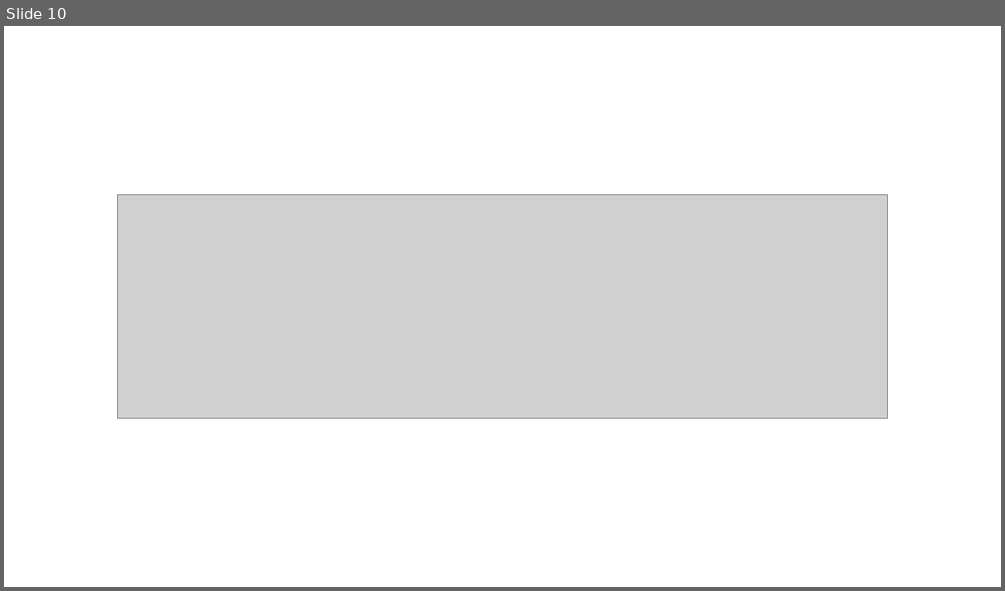
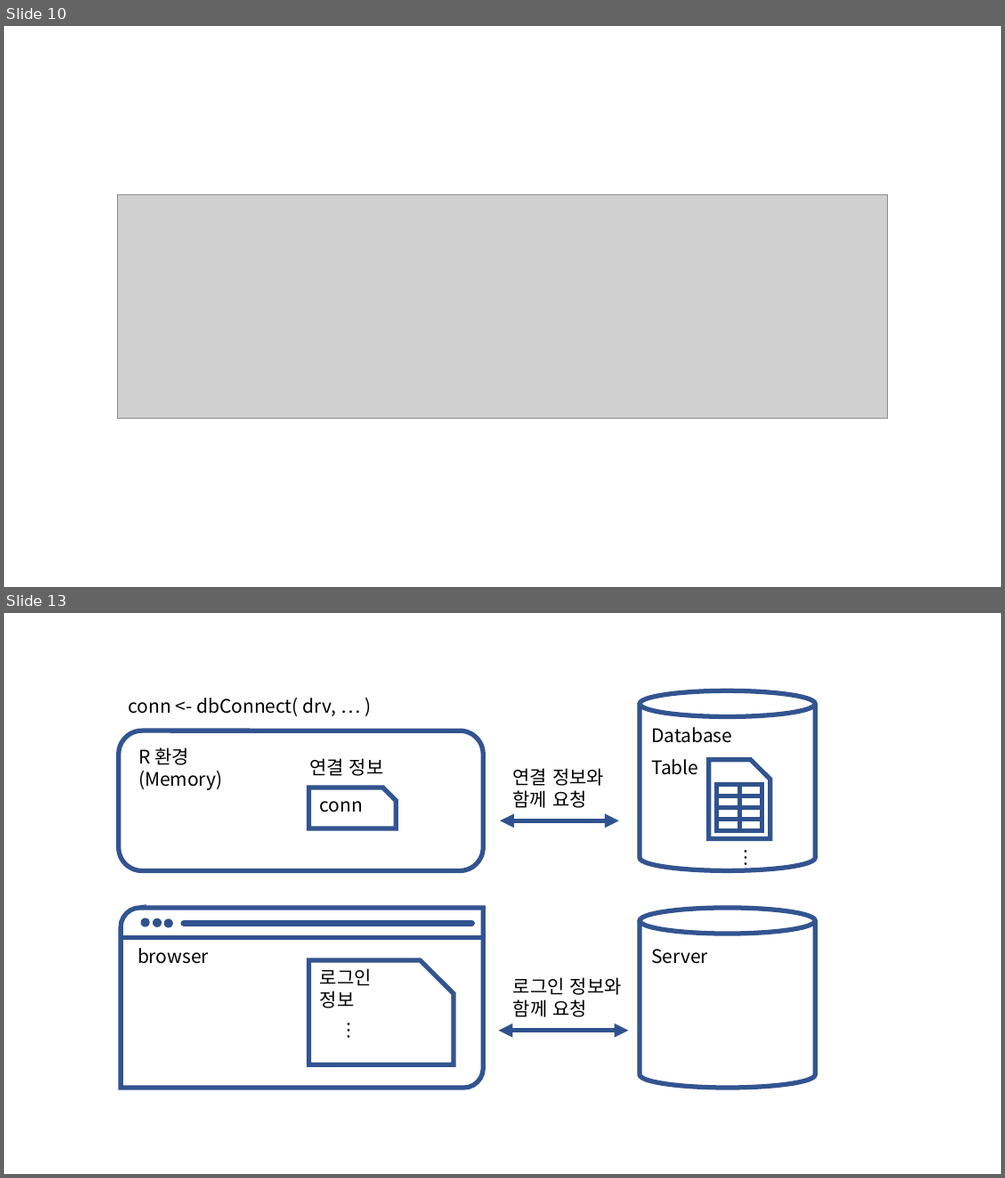
Before and after one commit to mrchypark/dabrp_classnote3, a slide deck: img/images.pptx. Shown one above the other, each under a label of ours: slide 10 before the commit, slides 10 and 13 after it; the slides between them are not shown. The pictures are 1005x591 and 1005x1178 pixels, drawn with LibreOffice and Linux fonts; fonts in the diff are those of the drawing; grey boxes stand for pictures. Boxes give left, top, right and bottom in pixels: in the first picture for what was removed or moved away, otherwise in the second. Text is boxed around its words. In the diff, an @@ line names an element or a change of style, - is before the commit and + after.

```diff
--- a/img/images.pptx
+++ b/img/images.pptx
@@ slide 13 added at [4,613,1001,1174], background #FFFFFF @@
@@ cylinder added at [639,690,816,871], outline #325491 4.5 pt @@
@@ text added at [128,698,337,716], 18 pt, text #000000 @@
+conn <- dbConnect( drv, … )
@@ rounded rectangle added at [119,730,484,870], outline #325491 4.5 pt @@
@@ text added at [651,727,732,743], 18 pt, text #000000 @@
+Database
@@ text added at [138,747,223,790], 18 pt, text #000000 @@
+R 환경
+(Memory)
@@ text added at [309,758,384,776], 18 pt, text #000000 @@
+연결 정보
@@ text added at [513,768,604,808], 18 pt, text #000000 @@
+연결 정보와
+함께 요청
@@ text added at [651,759,698,775], 18 pt, text #000000 @@
+Table
@@ snip rect added at [309,787,396,827], outline #325491 4.5 pt @@
@@ text added at [320,801,364,812], 18 pt, text #000000 @@
+conn
@@ double arrow added from (500, 821) to (619, 821), #2F528F 4.5 pt @@
@@ group added at [709,760,770,839]: 8 rectangles, 1 snip rect @@
@@ text added at [731,840,760,873], 18 pt, text #000000 @@
+…
@@ round diag rect added at [121,908,484,1088], outline #325491 4.5 pt @@
@@ ellipse added at [142,918,150,926], fill #2F528F, outline #325491 1 pt @@
@@ ellipse added at [154,919,162,927], fill #2F528F, outline #325491 1 pt @@
@@ ellipse added at [165,919,173,927], fill #2F528F, outline #325491 1 pt @@
@@ line added from (184, 924) to (472, 924), #2F528F 6 pt @@
@@ cylinder added at [639,908,816,1088], outline #325491 4.5 pt @@
@@ line added from (121, 938) to (484, 938), #2F528F 4.5 pt @@
@@ text added at [138,948,209,964], 18 pt, text #000000 @@
+browser
@@ text added at [651,949,708,964], 18 pt, text #000000 @@
+Server
@@ snip rect added at [309,960,453,1064], outline #325491 4.5 pt @@
@@ text added at [320,968,372,1008], 18 pt, text #000000 @@
+로그인
+정보
@@ text added at [513,977,622,1017], 18 pt, text #000000 @@
+로그인 정보와 함께 요청
@@ text added at [334,1013,364,1046], 18 pt, text #000000 @@
+…
@@ double arrow added from (499, 1030) to (629, 1030), #2F528F 4.5 pt @@
```
Also in this commit, not shown: 4 other slides added, 4 other files.
